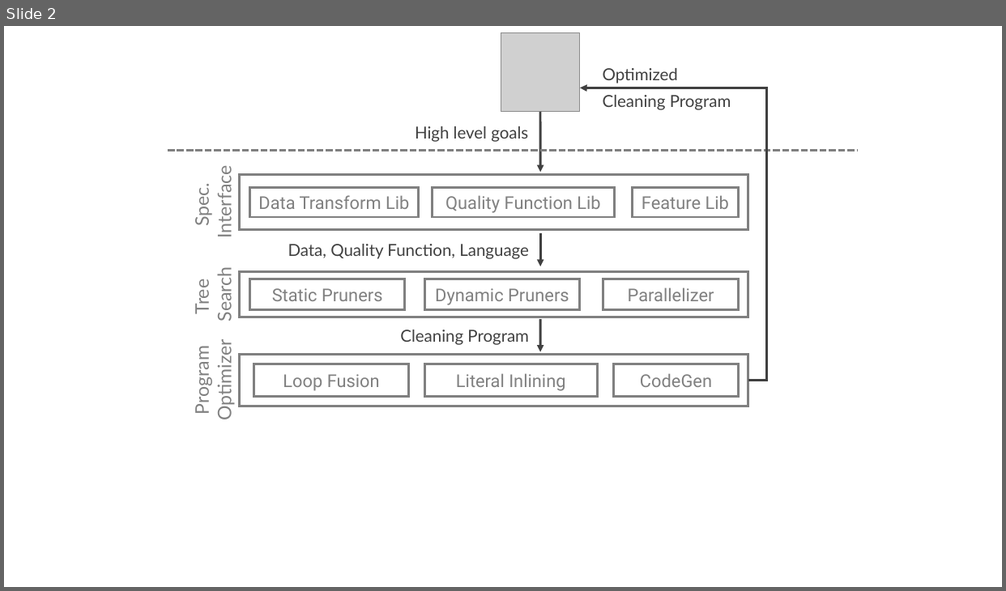
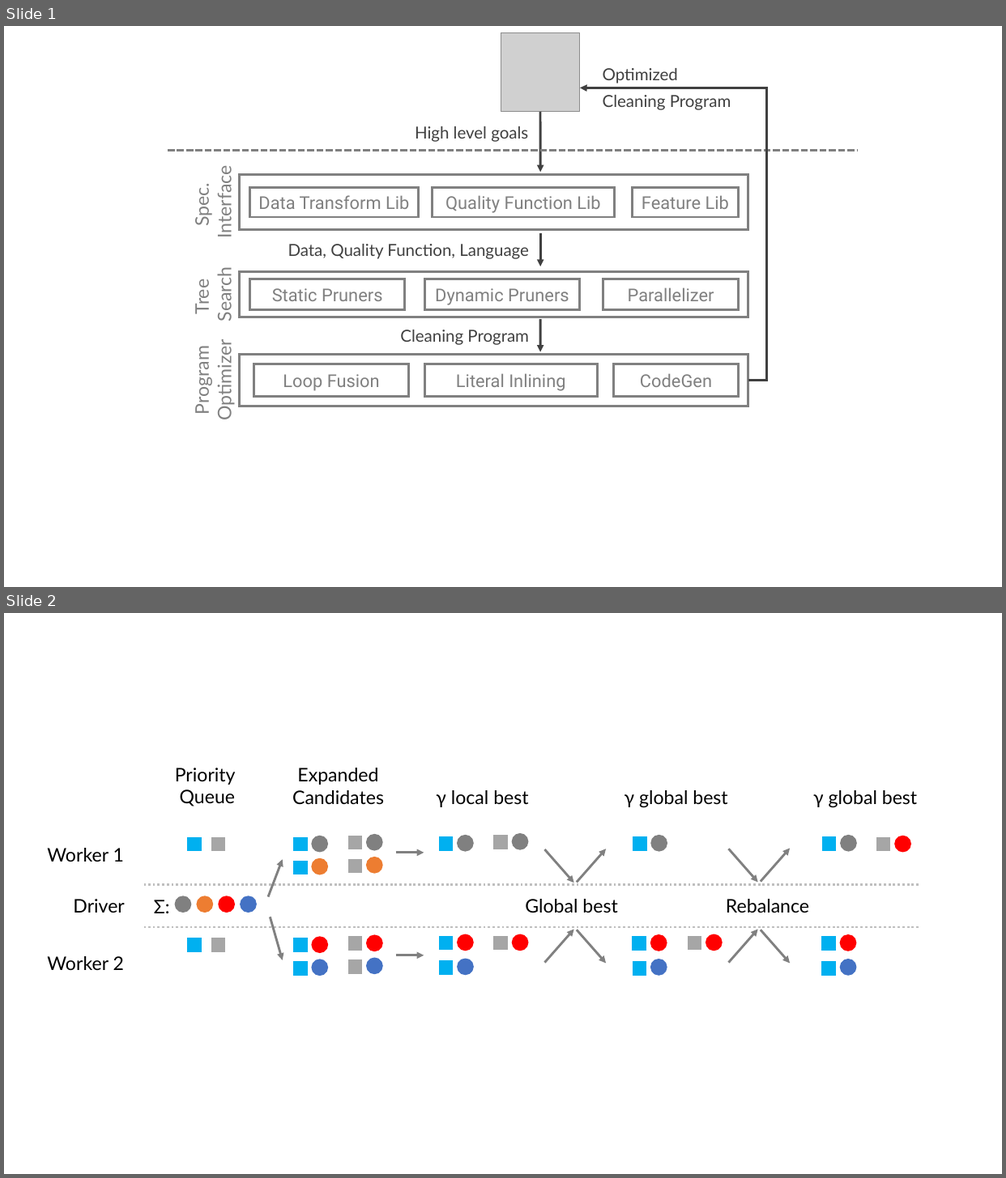
Before and after one commit to sjyk/alphaclean-paper, a slide deck: figures/figs.pptx. Shown one above the other, each under a label of ours: slide 2 before the commit, slides 1 and 2 after it. The pictures are 1006x591 and 1006x1178 pixels, drawn with LibreOffice and Linux fonts; fonts in the diff are those of the drawing; grey boxes stand for pictures. Boxes give left, top, right and bottom in pixels: in the first picture for what was removed or moved away, otherwise in the second. Text is boxed around its words. In the diff, an @@ line names an element or a change of style, - is before the commit and + after.

```diff
--- a/figures/figs.pptx
+++ b/figures/figs.pptx
@@ slide 2 added at <box>4,613,1002,1174</box>, background #FFFFFF @@
@@ text added at <box>175,768,236,807</box>, 18 pt, text #000000 @@
+Priority
+Queue
@@ text added at <box>292,768,384,805</box>, 18 pt, text #000000 @@
+Expanded
+Candidates
@@ text added at <box>436,790,528,807</box>, 18 pt, text #000000 @@
+γ local best
@@ text added at <box>624,790,727,808</box>, 18 pt, text #000000 @@
+γ global best
@@ text added at <box>813,790,917,808</box>, 18 pt, text #000000 @@
+γ global best
@@ text added at <box>47,848,124,862</box>, 18 pt, text #000000 @@
+Worker 1
@@ arrow added from (544, 850) to (574, 884), #808080 2.25 pt @@
@@ arrow added from (577, 883) to (606, 849), #808080 2.25 pt @@
@@ arrow added from (729, 849) to (758, 883), #808080 2.25 pt @@
@@ arrow added from (761, 882) to (790, 848), #808080 2.25 pt @@
@@ group added at <box>186,834,910,875</box>: 11 rectangles, 9 ellipses, 1 arrow @@
@@ arrow added from (268, 897) to (283, 859), #808080 2.25 pt @@
@@ text added at <box>73,899,124,913</box>, 18 pt, text #000000 @@
+Driver
@@ line added from (918, 884) to (144, 884), #BFBFBF 2.25 pt dashed @@
@@ group added at <box>154,897,256,914</box>: 4 ellipses, 1 text @@
+Σ:
@@ text added at <box>525,899,617,914</box>, 18 pt, text #000000 @@
+Global best
@@ text added at <box>726,899,809,913</box>, 18 pt, text #000000 @@
+Rebalance
@@ line added from (918, 927) to (144, 927), #BFBFBF 2.25 pt dashed @@
@@ arrow added from (270, 917) to (283, 960), #808080 2.25 pt @@
@@ arrow added from (544, 963) to (574, 930), #808080 2.25 pt @@
@@ arrow added from (577, 931) to (606, 964), #808080 2.25 pt @@
@@ arrow added from (729, 963) to (758, 930), #808080 2.25 pt @@
@@ arrow added from (761, 931) to (790, 964), #808080 2.25 pt @@
@@ group added at <box>186,935,855,977</box>: 14 rectangles, 12 ellipses, 1 arrow @@
@@ text added at <box>47,956,124,970</box>, 18 pt, text #000000 @@
+Worker 2
@@ what was slide 2 is now slide 1 @@
```
Also in this commit, not shown: 1 slide removed, 6 other files.
